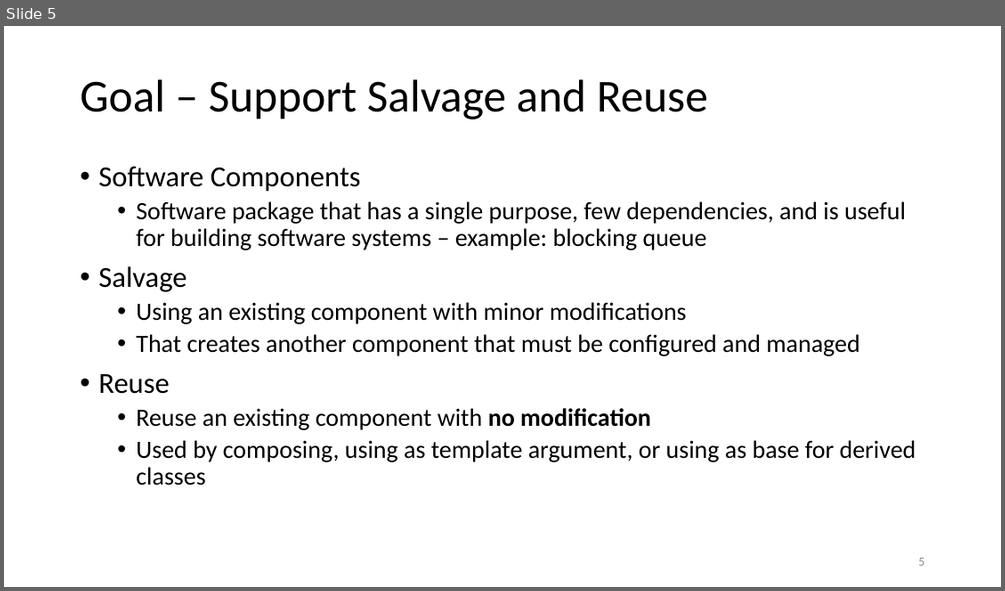
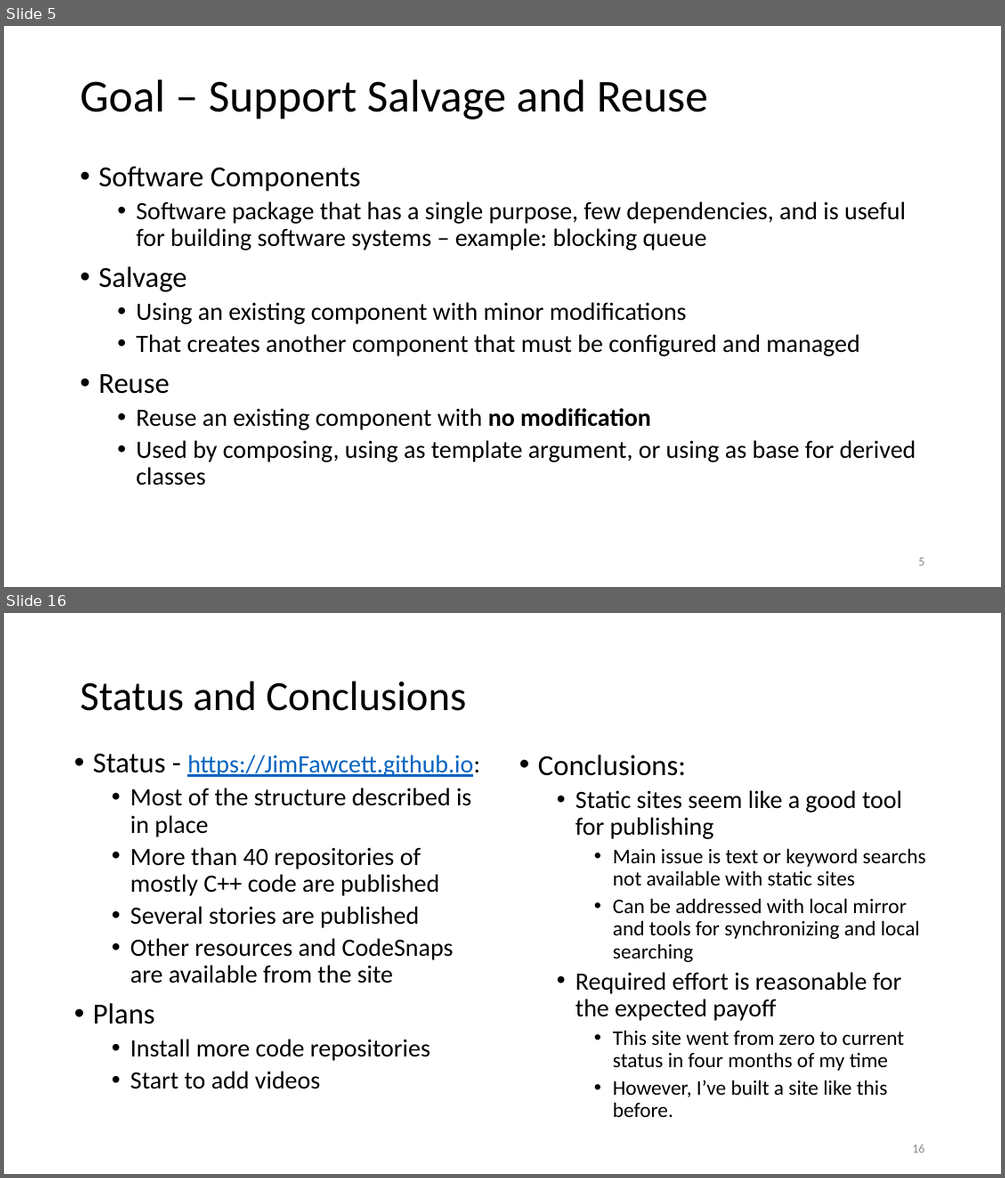
Before and after one commit to JimFawcett/JimFawcett.github.io, a slide deck: Resources/PublishingSourceCode.pptx. Shown one above the other, each under a label of ours: slide 5 before the commit, slides 5 and 16 after it; the slides between them are not shown. The pictures are 1005x591 and 1005x1178 pixels, drawn with LibreOffice and Linux fonts; fonts in the diff are those of the drawing. Boxes give left, top, right and bottom in pixels: in the first picture for what was removed or moved away, otherwise in the second. Text is boxed around its words. In the diff, an @@ line names an element or a change of style, - is before the commit and + after.

Commit message:
finished powerpoint presentation publishing code

```diff
--- a/Resources/PublishingSourceCode.pptx
+++ b/Resources/PublishingSourceCode.pptx
@@ slide 16 added at [4, 613, 1001, 1174], background #FFFFFF @@
@@ title added at [80, 681, 466, 711], 40 pt, text #000000 @@
+Status and Conclusions
@@ text added at [93, 753, 480, 1089], 24 pt, text #000000 @@
+• Status - https://JimFawcett.github.io:
+  • Most of the structure described is in place
+  • More than 40 repositories of mostly C++ code are published
+  • Several stories are published
+  • Other resources and CodeSnaps are available from the site
+• Plans
+  • Install more code repositories
+  • Start to add videos
@@ text added at [538, 755, 926, 1117], 20 pt, text #000000 @@
+• Conclusions:
+  • Static sites seem like a good tool for publishing
+    • Main issue is text or keyword searchs not available with static sites
+    • Can be addressed with local mirror and tools for synchronizing and local searching
+  • Required effort is reasonable for the expected payoff
+    • This site went from zero to current status in four months of my time
+    • However, I’ve built a site like this before.
@@ page number added at [912, 1144, 924, 1152], 12 pt, text #8C8C8C @@
+16
```
Also in this commit, not shown: 8 slides changed, 10 other slides added, 4 other files.
